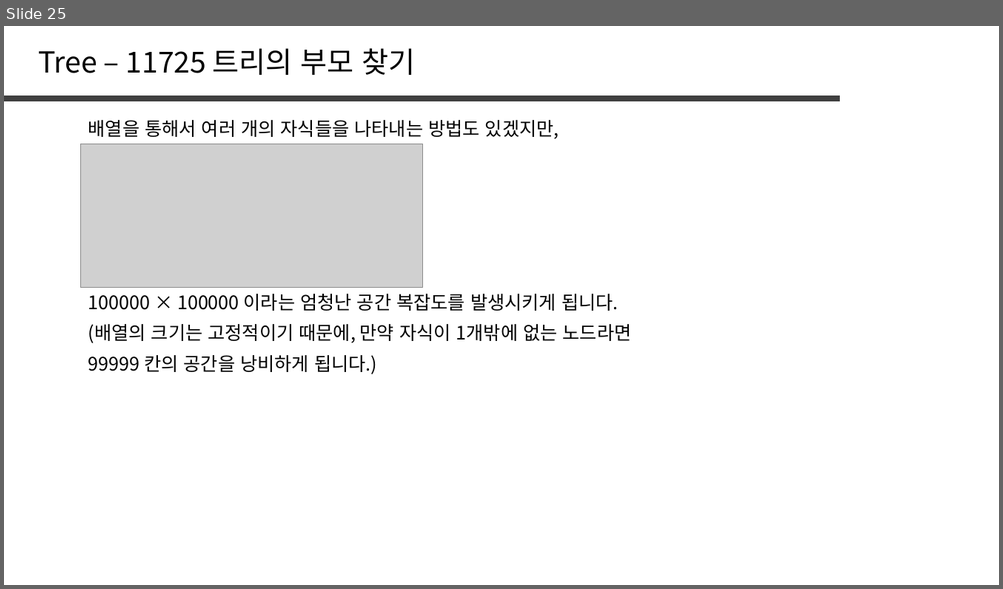
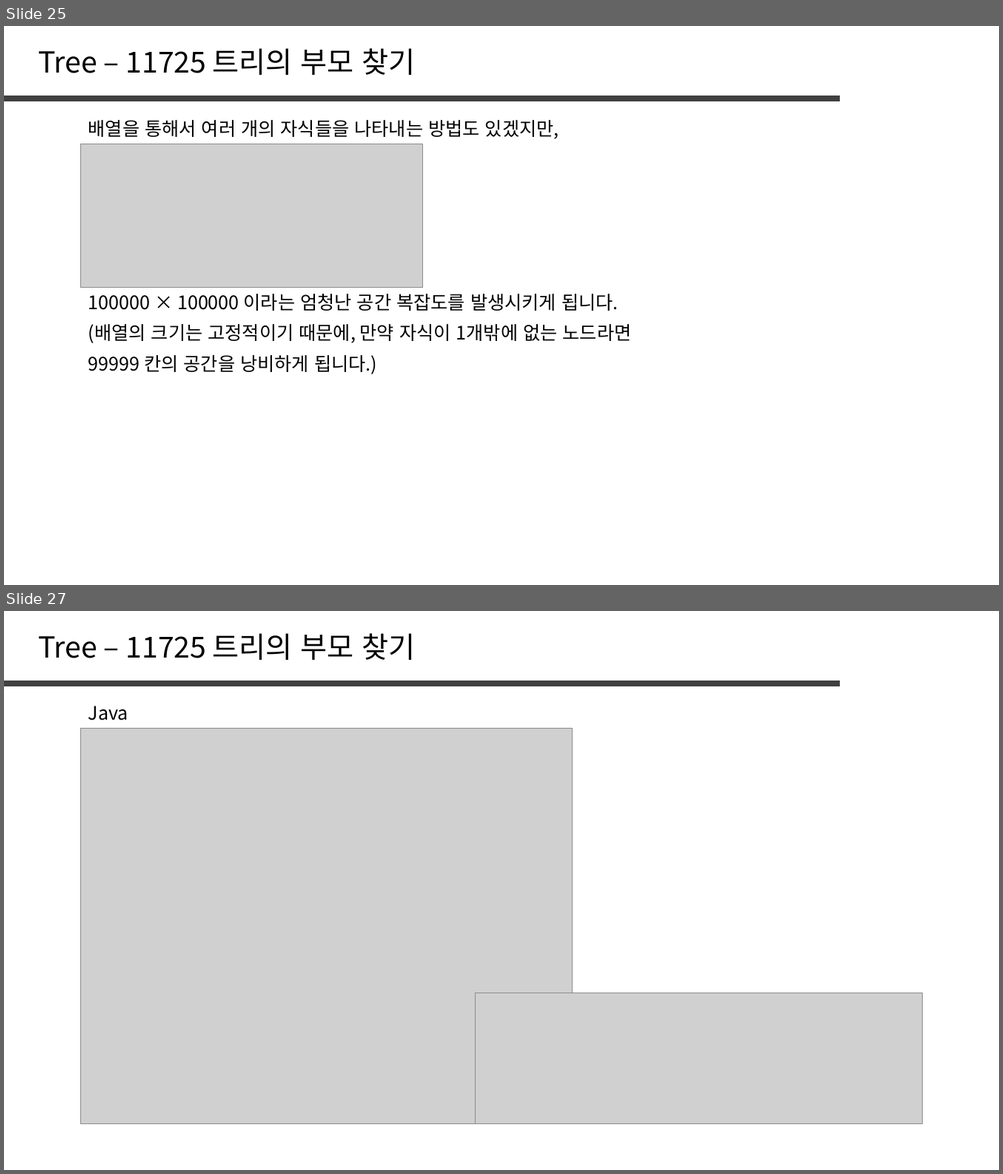
Before and after one commit to jaehoo1/PS-study, a slide deck: study/8_Tree, Graph.pptx. Shown one above the other, each under a label of ours: slide 25 before the commit, slides 25 and 27 after it; the slides between them are not shown. The pictures are 1003x589 and 1003x1174 pixels, drawn with LibreOffice and Linux fonts; fonts in the diff are those of the drawing; grey boxes stand for pictures. Boxes give left, top, right and bottom in pixels: in the first picture for what was removed or moved away, otherwise in the second. Text is boxed around its words. In the diff, an @@ line names an element or a change of style, - is before the commit and + after.

```diff
--- a/study/8_Tree, Graph.pptx
+++ b/study/8_Tree, Graph.pptx
@@ slide 27 added at box(4, 611, 999, 1170), background #FFFFFF @@
@@ text added at box(38, 633, 415, 660), 28 pt, text #000000 @@
+Tree – 11725 트리의 부모 찾기
@@ line added from (4, 684) to (839, 684), #404040 6 pt @@
@@ text added at box(88, 706, 128, 721), 18 pt, text #000000 @@
+Java
@@ picture added at box(81, 728, 572, 1125) @@
@@ picture added at box(475, 993, 922, 1125) @@
```
Also in this commit, not shown: 3 slides changed, 4 other slides added.
